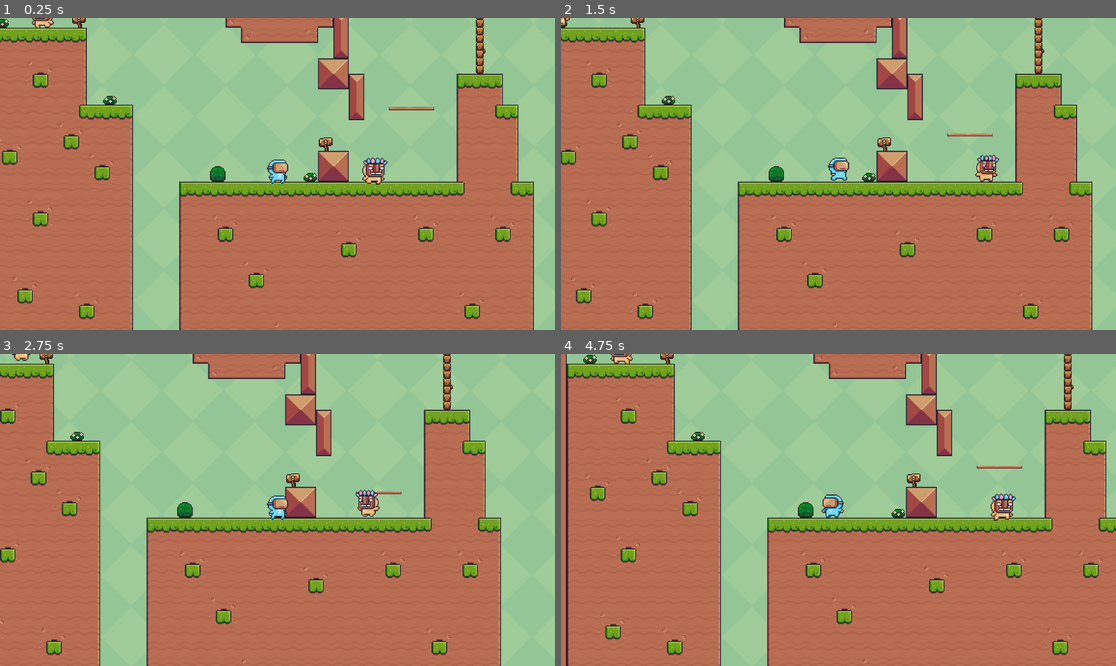
Above: before the commit, frames 1-4 (two rows, left to right).
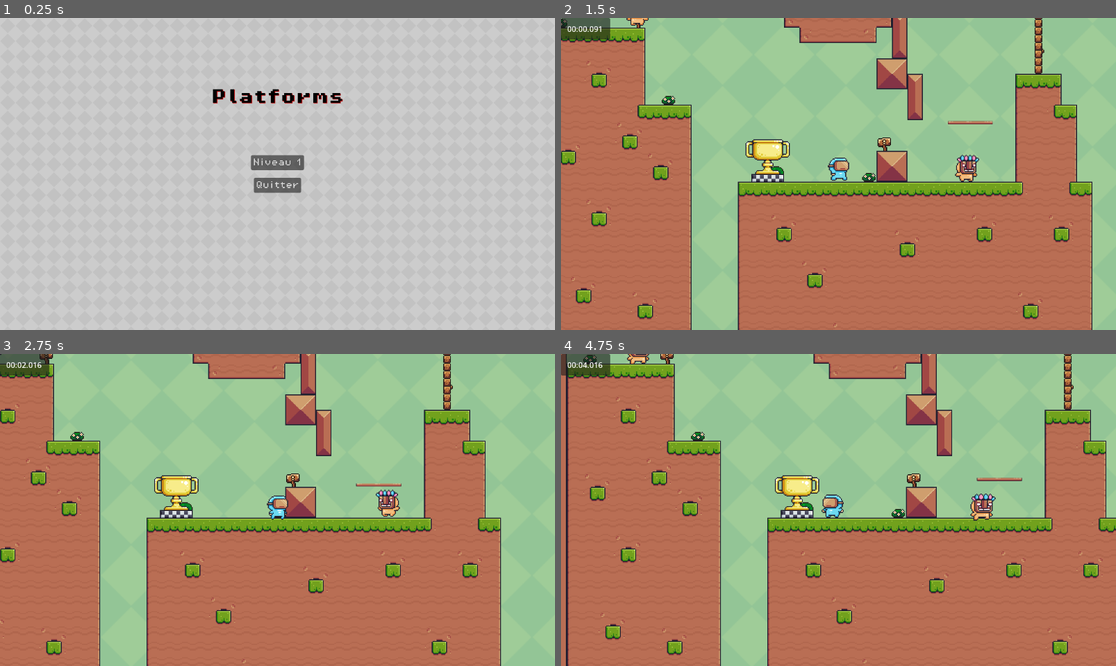
Above: after the commit, the same moments.

Repository: maximilienlemoine/Platforms
Game: Godot game, scene res://scene/start_scene.tscn
Two runs of this game, one before a commit and one after it. Both use one fixed random seed, a clock stepped at 60 frames per second and the inputs below. Before the commit the project starts from res://scene/game.tscn.
Inputs (mouse positions are in pixels of both pictures, inside the frame that each line leads up to):
- Up to frame 1 (0.25 s): no input
- Up to frame 2 (1.5 s): click (838, 161) at 0.5 s, where only the run after the commit has a clickable "Niveau 1"; tap Enter (ui_accept) at 1.25 s; move the mouse to (960, 158) at 1.27 s; hold Right (ui_right) from 1.28 s (still down); hold F from 1.28 s (still down); click (960, 158) at 1.42 s
- Up to frame 3 (2.75 s): tap Enter (ui_accept) at 1.52, 2.27 s; move the mouse to (166, 525) at 2.02 s; release Right (ui_right) at 2.03 s; release F at 2.03 s; hold S from 2.03 s (still down); tap Space at 2.1 s
- Up to frame 4 (4.75 s): move the mouse to (894, 441) at 2.77 s; release S at 2.78 s; hold Right (ui_right) 2.78-3.53 s; hold F 2.78-3.53 s; move the mouse to (810, 572) at 3.52 s; hold Up (ui_up) 3.53-4.28 s; tap Space at 3.6 s; click (810, 572) at 3.67 s; tap Enter (ui_accept) at 3.77, 4.52 s; move the mouse to (1005, 556) at 4.27 s; hold Left (ui_left) from 4.28 s (still down); hold F from 4.28 s (still down)

The runs differ from the first frame. In frame 1, 100% of the frame differs, in the area x 0-100%, y 0-100%; in frame 2, 2.1%; in frame 3, 2.0%; in frame 4, 2.2%.

Commit message:
feat : timer & start & end

Diff:
--- a/project.godot
+++ b/project.godot
@@ -11,14 +11,16 @@
 [application]
 
 config/name="Platform"
-run/main_scene="res://scene/game.tscn"
+run/main_scene="res://scene/start_scene.tscn"
 config/features=PackedStringArray("4.2", "GL Compatibility")
 boot_splash/bg_color=Color(0, 0, 0, 1)
 config/icon="res://icon.svg"
 
 [autoload]
 
-Checkpoint="*res://script/checkpoint.gd"
+LevelManager="*res://script/LevelManager.gd"
+Checkpoint="*res://script/Checkpoint.gd"
+TimeManager="*res://script/TimeManager.gd"
 
 [editor_plugins]
 
--- a/ptt.json
+++ b/ptt.json
@@ -1 +1 @@
-{"lo":"2024-05-22","ls":7,"sd":1715884593,"sn":false,"st":0,"td":4,"tt":31108}
+{"lo":"2024-05-22","ls":3926,"sd":1715884593,"sn":false,"st":0,"td":4,"tt":35034}
--- a/scene/checkpoint.tscn
+++ b/scene/checkpoint.tscn
@@ -1,7 +1,7 @@
 [gd_scene load_steps=46 format=3 uid="uid://dpk6v8mkb10qm"]
 
 [ext_resource type="Texture2D" uid="uid://cujm20lgt4ywn" path="res://sprite/checkpoint/Checkpoint (No Flag).png" id="1_5ie3k"]
-[ext_resource type="Script" path="res://script/checkpoint_flag.gd" id="1_pbbpb"]
+[ext_resource type="Script" path="res://script/CheckpointFlag.gd" id="1_pbbpb"]
 [ext_resource type="Texture2D" uid="uid://3fue37lcoq18" path="res://sprite/checkpoint/Checkpoint (Flag Idle)(64x64).png" id="2_j7poe"]
 [ext_resource type="Texture2D" uid="uid://c6x218n7b1u2c" path="res://sprite/checkpoint/Checkpoint (Flag Out) (64x64).png" id="3_72pku"]
 
--- /dev/null
+++ b/scene/end_scene.tscn
@@ -0,0 +1,100 @@
+[gd_scene load_steps=6 format=3 uid="uid://d08idk8gs7gxs"]
+
+[ext_resource type="Script" path="res://script/EndScene.gd" id="1_esf5m"]
+[ext_resource type="Texture2D" uid="uid://b6afpdon37b71" path="res://sprite/background/Gray.png" id="1_ueyrf"]
+[ext_resource type="FontFile" uid="uid://cdvubpgwxjtje" path="res://fonts/PixelOperator8-Bold.ttf" id="2_n8glr"]
+[ext_resource type="Script" path="res://script/FinalTimer.gd" id="4_oh675"]
+[ext_resource type="FontFile" uid="uid://ctxt0f0n0hkeu" path="res://fonts/PixelOperator8.ttf" id="4_ouhsf"]
+
+[node name="EndScene" type="CanvasLayer"]
+script = ExtResource("1_esf5m")
+
+[node name="TextureRect" type="TextureRect" parent="."]
+offset_right = 1152.0
+offset_bottom = 648.0
+texture = ExtResource("1_ueyrf")
+stretch_mode = 1
+
+[node name="QuitButton" type="Button" parent="."]
+anchors_preset = 8
+anchor_left = 0.5
+anchor_top = 0.5
+anchor_right = 0.5
+anchor_bottom = 0.5
+offset_left = -32.0
+offset_top = 15.5
+offset_right = 32.0
+offset_bottom = 46.5
+grow_horizontal = 2
+grow_vertical = 2
+text = "Quitter"
+
+[node name="ReplayButton" type="Button" parent="."]
+anchors_preset = 8
+anchor_left = 0.5
+anchor_top = 0.5
+anchor_right = 0.5
+anchor_bottom = 0.5
+offset_left = -81.0
+offset_top = -45.5
+offset_right = -13.0
+offset_bottom = -14.5
+grow_horizontal = 2
+grow_vertical = 2
+text = "Rejouer"
+
+[node name="NextLevelButton" type="Button" parent="."]
+anchors_preset = 8
+anchor_left = 0.5
+anchor_top = 0.5
+anchor_right = 0.5
+anchor_bottom = 0.5
+offset_left = 16.5
+offset_top = -45.5
+offset_right = 141.5
+offset_bottom = -14.5
+grow_horizontal = 2
+grow_vertical = 2
+disabled = true
+text = "Niveau Suivant"
+
+[node name="Label" type="Label" parent="."]
+anchors_preset = -1
+anchor_left = 0.5
+anchor_top = 0.246
+anchor_right = 0.5
+anchor_bottom = 0.246
+offset_left = -20.0
+offset_top = -11.408
+offset_right = 20.0
+offset_bottom = 11.592
+grow_horizontal = 2
+theme_override_colors/font_color = Color(0, 0, 0, 1)
+theme_override_colors/font_shadow_color = Color(0.709804, 0, 0, 1)
+theme_override_fonts/font = ExtResource("2_n8glr")
+theme_override_font_sizes/font_size = 32
+text = "Platforms"
+
+[node name="Label2" type="Label" parent="."]
+anchors_preset = -1
+anchor_left = 0.5
+anchor_top = 0.352
+anchor_right = 0.5
+anchor_bottom = 0.352
+offset_left = -37.0
+offset_top = -9.09602
+offset_right = 37.0
+offset_bottom = 13.904
+grow_horizontal = 2
+grow_vertical = 2
+theme_override_colors/font_color = Color(0, 0, 0, 1)
+theme_override_colors/font_shadow_color = Color(0.709804, 0, 0, 1)
+theme_override_fonts/font = ExtResource("4_ouhsf")
+theme_override_font_sizes/font_size = 16
+text = "Temps"
+script = ExtResource("4_oh675")
+
+[connection signal="tree_entered" from="." to="Label2" method="_on_end_scene_tree_entered"]
+[connection signal="pressed" from="QuitButton" to="." method="_on_quit_button_pressed"]
+[connection signal="pressed" from="ReplayButton" to="." method="_on_replay_button_pressed"]
+[connection signal="pressed" from="NextLevelButton" to="." method="_on_next_level_button_pressed"]
--- a/scene/enemy.tscn
+++ b/scene/enemy.tscn
@@ -1,6 +1,6 @@
 [gd_scene load_steps=18 format=3 uid="uid://dm6vm7s5a5tsa"]
 
-[ext_resource type="Script" path="res://script/enemy.gd" id="1_8rbyw"]
+[ext_resource type="Script" path="res://script/Enemy.gd" id="1_8rbyw"]
 [ext_resource type="Texture2D" uid="uid://c18eg5r035x01" path="res://sprite/enemy/Run (32x32).png" id="1_ajaco"]
 [ext_resource type="PackedScene" uid="uid://cop36i1k8n1l4" path="res://scene/killzone.tscn" id="2_hrpqv"]
 
--- /dev/null
+++ b/scene/finish.tscn
@@ -0,0 +1,98 @@
+[gd_scene load_steps=14 format=3 uid="uid://kspc8lyvfgfi"]
+
+[ext_resource type="Script" path="res://script/Finish.gd" id="1_o3n3q"]
+[ext_resource type="Texture2D" uid="uid://bfbsxbrloofex" path="res://sprite/finish/End (Pressed) (64x64).png" id="2_o0t4f"]
+[ext_resource type="Texture2D" uid="uid://pp41802287qi" path="res://sprite/finish/End (Idle).png" id="3_n76ht"]
+
+[sub_resource type="RectangleShape2D" id="RectangleShape2D_jahqy"]
+size = Vector2(46, 44)
+
+[sub_resource type="AtlasTexture" id="AtlasTexture_w2yje"]
+atlas = ExtResource("2_o0t4f")
+region = Rect2(0, 0, 64, 64)
+
+[sub_resource type="AtlasTexture" id="AtlasTexture_lp6i5"]
+atlas = ExtResource("2_o0t4f")
+region = Rect2(64, 0, 64, 64)
+
+[sub_resource type="AtlasTexture" id="AtlasTexture_lymf1"]
+atlas = ExtResource("2_o0t4f")
+region = Rect2(128, 0, 64, 64)
+
+[sub_resource type="AtlasTexture" id="AtlasTexture_vxouf"]
+atlas = ExtResource("2_o0t4f")
+region = Rect2(192, 0, 64, 64)
+
+[sub_resource type="AtlasTexture" id="AtlasTexture_mmrxy"]
+atlas = ExtResource("2_o0t4f")
+region = Rect2(256, 0, 64, 64)
+
+[sub_resource type="AtlasTexture" id="AtlasTexture_cwtgx"]
+atlas = ExtResource("2_o0t4f")
+region = Rect2(320, 0, 64, 64)
+
+[sub_resource type="AtlasTexture" id="AtlasTexture_ph0d6"]
+atlas = ExtResource("2_o0t4f")
+region = Rect2(384, 0, 64, 64)
+
+[sub_resource type="AtlasTexture" id="AtlasTexture_gyw5b"]
+atlas = ExtResource("2_o0t4f")
+region = Rect2(448, 0, 64, 64)
+
+[sub_resource type="SpriteFrames" id="SpriteFrames_6tas7"]
+animations = [{
+"frames": [{
+"duration": 1.0,
+"texture": SubResource("AtlasTexture_w2yje")
+}, {
+"duration": 1.0,
+"texture": SubResource("AtlasTexture_lp6i5")
+}, {
+"duration": 1.0,
+"texture": SubResource("AtlasTexture_lymf1")
+}, {
+"duration": 1.0,
+"texture": SubResource("AtlasTexture_vxouf")
+}, {
+"duration": 1.0,
+"texture": SubResource("AtlasTexture_mmrxy")
+}, {
+"duration": 1.0,
+"texture": SubResource("AtlasTexture_cwtgx")
+}, {
+"duration": 1.0,
+"texture": SubResource("AtlasTexture_ph0d6")
+}, {
+"duration": 1.0,
+"texture": SubResource("AtlasTexture_gyw5b")
+}],
+"loop": false,
+"name": &"finished",
+"speed": 10.0
+}, {
+"frames": [{
+"duration": 1.0,
+"texture": ExtResource("3_n76ht")
+}],
+"loop": true,
+"name": &"ilde",
+"speed": 5.0
+}]
+
+[node name="Finish" type="Area2D"]
+script = ExtResource("1_o3n3q")
+
+[node name="CollisionShape2D" type="CollisionShape2D" parent="."]
+position = Vector2(0, 10)
+shape = SubResource("RectangleShape2D_jahqy")
+
+[node name="AnimatedSprite2D" type="AnimatedSprite2D" parent="."]
+texture_filter = 1
+sprite_frames = SubResource("SpriteFrames_6tas7")
+animation = &"ilde"
+autoplay = "ilde"
+
+[node name="Timer" type="Timer" parent="."]
+
+[connection signal="body_entered" from="." to="." method="_on_body_entered"]
+[connection signal="timeout" from="Timer" to="." method="_on_timer_timeout"]
--- a/scene/killzone.tscn
+++ b/scene/killzone.tscn
@@ -1,9 +1,9 @@
 [gd_scene load_steps=2 format=3 uid="uid://cop36i1k8n1l4"]
 
-[ext_resource type="Script" path="res://script/killzone.gd" id="1_260dn"]
+[ext_resource type="Script" path="res://script/Killzone.gd" id="1_k1vrn"]
 
 [node name="killzone" type="Area2D"]
-script = ExtResource("1_260dn")
+script = ExtResource("1_k1vrn")
 
 [node name="Timer" type="Timer" parent="."]
 wait_time = 0.6
--- a/scene/game.tscn
+++ b/scene/level/level_1.tscn
@@ -1,21 +1,23 @@
-[gd_scene load_steps=38 format=3 uid="uid://cfycsqjwwwku5"]
-
-[ext_resource type="Script" path="res://script/game_manager.gd" id="1_6ljy1"]
-[ext_resource type="Texture2D" uid="uid://cskhh5dfvx7jl" path="res://sprite/background/Green.png" id="1_8c74i"]
-[ext_resource type="PackedScene" uid="uid://1ho63xecdsgy" path="res://scene/player.tscn" id="1_krji2"]
-[ext_resource type="Texture2D" uid="uid://blm5mvmb103dy" path="res://sprite/Terrain (16x16).png" id="1_o3ra0"]
-[ext_resource type="Texture2D" uid="uid://ijmmxudfj5q7" path="res://sprite/world_tileset.png" id="3_nhbdt"]
-[ext_resource type="PackedScene" uid="uid://cdkkbyj56ks0t" path="res://scene/platforme.tscn" id="4_75x10"]
-[ext_resource type="PackedScene" uid="uid://cop36i1k8n1l4" path="res://scene/killzone.tscn" id="5_y8ffl"]
-[ext_resource type="PackedScene" uid="uid://dm6vm7s5a5tsa" path="res://scene/enemy.tscn" id="6_125vk"]
-[ext_resource type="Script" path="res://addons/phantom_camera/scripts/phantom_camera_host/phantom_camera_host.gd" id="6_rfune"]
-[ext_resource type="PackedScene" uid="uid://dpk6v8mkb10qm" path="res://scene/checkpoint.tscn" id="8_k8je7"]
-[ext_resource type="Script" path="res://addons/phantom_camera/scripts/phantom_camera/phantom_camera_2d.gd" id="9_7d3dn"]
-[ext_resource type="Script" path="res://scene/CameraManager.gd" id="10_1f2mu"]
-[ext_resource type="Script" path="res://addons/phantom_camera/scripts/resources/tween_resource.gd" id="10_hgs1x"]
+[gd_scene load_steps=40 format=3 uid="uid://cfycsqjwwwku5"]
+
+[ext_resource type="Script" path="res://script/GameManager.gd" id="1_08ajl"]
+[ext_resource type="Texture2D" uid="uid://cskhh5dfvx7jl" path="res://sprite/background/Green.png" id="2_4argw"]
+[ext_resource type="Texture2D" uid="uid://blm5mvmb103dy" path="res://sprite/Terrain (16x16).png" id="3_1wjux"]
+[ext_resource type="Texture2D" uid="uid://ijmmxudfj5q7" path="res://sprite/world_tileset.png" id="4_gurpo"]
+[ext_resource type="PackedScene" uid="uid://1ho63xecdsgy" path="res://scene/player.tscn" id="5_infrh"]
+[ext_resource type="PackedScene" uid="uid://cdkkbyj56ks0t" path="res://scene/platforme.tscn" id="6_lns3s"]
+[ext_resource type="PackedScene" uid="uid://dm6vm7s5a5tsa" path="res://scene/enemy.tscn" id="7_jmmka"]
+[ext_resource type="PackedScene" uid="uid://dpk6v8mkb10qm" path="res://scene/checkpoint.tscn" id="8_xbxqt"]
+[ext_resource type="PackedScene" uid="uid://cop36i1k8n1l4" path="res://scene/killzone.tscn" id="9_wjul7"]
+[ext_resource type="Script" path="res://script/CameraManager.gd" id="10_odc21"]
+[ext_resource type="Script" path="res://addons/phantom_camera/scripts/phantom_camera/phantom_camera_2d.gd" id="11_saqr1"]
+[ext_resource type="Script" path="res://addons/phantom_camera/scripts/resources/tween_resource.gd" id="12_jni5c"]
+[ext_resource type="Script" path="res://addons/phantom_camera/scripts/phantom_camera_host/phantom_camera_host.gd" id="13_xxwuu"]
+[ext_resource type="PackedScene" uid="uid://br0pelxyd1cxj" path="res://scene/timer.tscn" id="14_u7yqf"]
+[ext_resource type="PackedScene" uid="uid://kspc8lyvfgfi" path="res://scene/finish.tscn" id="15_l6ohg"]
 
 [sub_resource type="TileSetAtlasSource" id="TileSetAtlasSource_vlx65"]
-texture = ExtResource("1_o3ra0")
+texture = ExtResource("3_1wjux")
 0:0/0 = 0
 0:0/0/physics_layer_0/linear_velocity = Vector2(0, 0)
 0:0/0/physics_layer_0/angular_velocity = 0.0
@@ -1065,37 +1067,37 @@
 size = Vector2(660.5, 245)
 
 [sub_resource type="Resource" id="Resource_7s1rj"]
-script = ExtResource("10_hgs1x")
+script = ExtResource("12_jni5c")
 duration = 1.0
 transition = 0
 ease = 2
 
 [sub_resource type="Resource" id="Resource_pjhxe"]
-script = ExtResource("10_hgs1x")
+script = ExtResource("12_jni5c")
 duration = 1.0
 transition = 0
 ease = 2
 
 [sub_resource type="Resource" id="Resource_hoeth"]
-script = ExtResource("10_hgs1x")
+script = ExtResource("12_jni5c")
 duration = 1.0
 transition = 0
 ease = 2
 
 [sub_resource type="Resource" id="Resource_ybyb3"]
-script = ExtResource("10_hgs1x")
+script = ExtResource("12_jni5c")
 duration = 1.0
 transition = 0
 ease = 2
 
 [sub_resource type="Resource" id="Resource_lhx5y"]
-script = ExtResource("10_hgs1x")
+script = ExtResource("12_jni5c")
 duration = 1.0
 transition = 0
 ease = 2
 
-[node name="Game" type="Node2D"]
-script = ExtResource("1_6ljy1")
+[node name="Level1" type="Node2D"]
+script = ExtResource("1_08ajl")
 metadata/_edit_vertical_guides_ = [2135.0]
 metadata/_edit_horizontal_guides_ = [287.0]
 
@@ -1247,11 +1249,11 @@
 debug_color = Color(0.921569, 0.282353, 0, 0.188235)
 
 [node name="CameraManager" type="Node" parent="."]
-script = ExtResource("10_1f2mu")
+script = ExtResource("10_odc21")
 
 [node name="FirstPart" type="Node2D" parent="." node_paths=PackedStringArray("follow_target")]
 position = Vector2(-59, 88)
-script = ExtResource("9_7d3dn")
+script = ExtResource("11_saqr1")
 follow_mode = 2
 follow_target = NodePath("../Player")
 zoom = Vector2(2, 2)
@@ -1323,7 +1325,16 @@
 limit_bottom = 250
 
 [node name="PhantomCameraHost" type="Node" parent="Camera2D"]
-script = ExtResource("6_rfune")
+script = ExtResource("13_xxwuu")
+
+[node name="Timer" parent="." instance=ExtResource("14_u7yqf")]
+unique_name_in_owner = true
+
+[node name="Finish" parent="." instance=ExtResource("15_l6ohg")]
+position = Vector2(767, 160)
+
+[node name="Finish2" parent="." instance=ExtResource("15_l6ohg")]
+position = Vector2(-130, 64)
 
 [connection signal="body_entered" from="CameraArea/FirstPartArea" to="CameraManager" method="_on_first_part_area_body_entered"]
 [connection signal="body_exited" from="CameraArea/FirstPartArea" to="CameraManager" method="_on_first_part_area_body_exited"]
--- a/scene/player.tscn
+++ b/scene/player.tscn
@@ -1,6 +1,6 @@
 [gd_scene load_steps=57 format=3 uid="uid://1ho63xecdsgy"]
 
-[ext_resource type="Script" path="res://script/player.gd" id="1_px6a5"]
+[ext_resource type="Script" path="res://script/Player.gd" id="1_px6a5"]
 [ext_resource type="Texture2D" uid="uid://du08ky38t274o" path="res://sprite/mainCharactere/Idle (32x32).png" id="2_bjv7x"]
 [ext_resource type="Texture2D" uid="uid://4dx6n2lram82" path="res://sprite/mainCharactere/Fall (32x32).png" id="2_et5dl"]
 [ext_resource type="Texture2D" uid="uid://cry13gqq3p63s" path="res://sprite/mainCharactere/Hit (32x32).png" id="3_yiuh2"]
--- /dev/null
+++ b/scene/start_scene.tscn
@@ -0,0 +1,67 @@
+[gd_scene load_steps=5 format=3 uid="uid://bcy2jm1ig31oj"]
+
+[ext_resource type="Script" path="res://script/StartScene.gd" id="1_d2xks"]
+[ext_resource type="Texture2D" uid="uid://b6afpdon37b71" path="res://sprite/background/Gray.png" id="2_swkqk"]
+[ext_resource type="FontFile" uid="uid://ctxt0f0n0hkeu" path="res://fonts/PixelOperator8.ttf" id="3_raatt"]
+[ext_resource type="FontFile" uid="uid://cdvubpgwxjtje" path="res://fonts/PixelOperator8-Bold.ttf" id="4_p7rg6"]
+
+[node name="StartScene" type="CanvasLayer"]
+script = ExtResource("1_d2xks")
+
+[node name="TextureRect" type="TextureRect" parent="."]
+offset_right = 1152.0
+offset_bottom = 648.0
+texture = ExtResource("2_swkqk")
+stretch_mode = 1
+
+[node name="Level1Button" type="Button" parent="."]
+anchors_preset = 8
+anchor_left = 0.5
+anchor_top = 0.5
+anchor_right = 0.5
+anchor_bottom = 0.5
+offset_left = -38.0
+offset_top = -39.0
+offset_right = 38.0
+offset_bottom = -8.0
+grow_horizontal = 2
+grow_vertical = 2
+theme_override_fonts/font = ExtResource("3_raatt")
+theme_override_font_sizes/font_size = 16
+text = "Niveau 1"
+
+[node name="QuitButton" type="Button" parent="."]
+anchors_preset = 8
+anchor_left = 0.5
+anchor_top = 0.5
+anchor_right = 0.5
+anchor_bottom = 0.5
+offset_left = -21.0
+offset_top = 8.0
+offset_right = 21.0
+offset_bottom = 39.0
+grow_horizontal = 2
+grow_vertical = 2
+theme_override_fonts/font = ExtResource("3_raatt")
+theme_override_font_sizes/font_size = 16
+text = "Quitter"
+
+[node name="Label" type="Label" parent="."]
+anchors_preset = -1
+anchor_left = 0.5
+anchor_top = 0.246
+anchor_right = 0.5
+anchor_bottom = 0.246
+offset_left = -20.0
+offset_top = -11.408
+offset_right = 20.0
+offset_bottom = 11.592
+grow_horizontal = 2
+theme_override_colors/font_color = Color(0, 0, 0, 1)
+theme_override_colors/font_shadow_color = Color(0.709804, 0, 0, 1)
+theme_override_fonts/font = ExtResource("4_p7rg6")
+theme_override_font_sizes/font_size = 32
+text = "Platforms"
+
+[connection signal="pressed" from="Level1Button" to="." method="_on_level_1_button_pressed"]
+[connection signal="pressed" from="QuitButton" to="." method="_on_quit_button_pressed"]
--- /dev/null
+++ b/scene/timer.tscn
@@ -0,0 +1,39 @@
+[gd_scene load_steps=2 format=3 uid="uid://br0pelxyd1cxj"]
+
+[ext_resource type="Script" path="res://script/Timer.gd" id="1_eeqdq"]
+
+[node name="Timer" type="CanvasLayer"]
+
+[node name="Panel" type="Panel" parent="."]
+offset_right = 102.0
+offset_bottom = 45.0
+script = ExtResource("1_eeqdq")
+
+[node name="Minutes" type="Label" parent="Panel"]
+layout_mode = 0
+offset_left = 13.0
+offset_right = 36.0
+offset_bottom = 45.0
+text = "00:"
+horizontal_alignment = 2
+vertical_alignment = 1
+
+[node name="Seconds" type="Label" parent="Panel"]
+layout_mode = 0
+offset_left = 36.0
+offset_right = 59.0
+offset_bottom = 45.0
+text = "00."
+horizontal_alignment = 2
+vertical_alignment = 1
+
+[node name="MicroSeconds" type="Label" parent="Panel"]
+layout_mode = 0
+offset_left = 59.0
+offset_right = 78.0
+offset_bottom = 45.0
+text = "00"
+horizontal_alignment = 2
+vertical_alignment = 1
+
+[connection signal="tree_entered" from="." to="Panel" method="_on_timer_tree_entered"]
--- a/script/checkpoint_flag.gd
+++ b/script/CheckpointFlag.gd
@@ -1,8 +1,6 @@
 extends Node2D
-
-@onready var animation_player = $AnimationPlayer
 
 func _on_body_entered(body):
 	if (body.name == 'Player'):
-		animation_player.play("checkpoint")
+		$AnimationPlayer.play("checkpoint")
 		Checkpoint.last_position = global_position
--- /dev/null
+++ b/script/EndScene.gd
@@ -0,0 +1,17 @@
+extends CanvasLayer
+
+var levelPath = "res://scene/level/level_%s.tscn"
+
+func _on_quit_button_pressed():
+	get_tree().quit()
+
+func _on_replay_button_pressed():
+	var actualLevelPath = levelPath % LevelManager.level
+	TimeManager.time = 0
+	get_tree().change_scene_to_file(actualLevelPath)
+
+func _on_next_level_button_pressed():
+	LevelManager.level += 1
+	var actualLevelPath = levelPath % LevelManager.level
+	TimeManager.time = 0
+	get_tree().change_scene_to_file(actualLevelPath)
--- /dev/null
+++ b/script/FinalTimer.gd
@@ -0,0 +1,15 @@
+extends Label
+
+var time: float = 0.0
+var minutes: int = 0
+var seconds: int = 0
+var msec: int = 0
+var timeString = ''
+
+func _on_end_scene_tree_entered():
+	time = TimeManager.time
+	msec = fmod(time, 1) * 100
+	seconds = fmod(time, 60)
+	minutes = fmod(time, 3600)/60
+	timeString = 'Temps réalisé = ' + str(minutes) + 'min ' + str(seconds) + 's ' + str(msec) +'µs '
+	$".".text = timeString
--- /dev/null
+++ b/script/Finish.gd
@@ -0,0 +1,10 @@
+extends Area2D
+
+func _on_body_entered(body):
+	if (body.name == 'Player'):
+		$AnimatedSprite2D.play("finished")
+		$Timer.start()
+
+
+func _on_timer_timeout():
+	get_tree().change_scene_to_file("res://scene/end_scene.tscn")
--- /dev/null
+++ b/script/LevelManager.gd
@@ -0,0 +1,3 @@
+extends Node
+
+var level: int = 1
--- /dev/null
+++ b/script/StartScene.gd
@@ -0,0 +1,9 @@
+extends CanvasLayer
+
+func _on_level_1_button_pressed():
+	LevelManager.level = 1;
+	TimeManager.time = 0
+	get_tree().change_scene_to_file("res://scene/level/level_1.tscn")
+
+func _on_quit_button_pressed():
+	get_tree().quit()
--- /dev/null
+++ b/script/TimeManager.gd
@@ -0,0 +1,3 @@
+extends Node
+
+var time: float = 0.0
--- /dev/null
+++ b/script/Timer.gd
@@ -0,0 +1,25 @@
+extends Panel
+
+var time: float = 0.0
+var minutes: int = 0
+var seconds: int = 0
+var msec: int = 0
+
+func _on_timer_tree_entered():
+	time = TimeManager.time
+
+func _process(delta) -> void:
+	time += delta
+	TimeManager.time = time
+	msec = fmod(time, 1) * 100
+	seconds = fmod(time, 60)
+	minutes = fmod(time, 3600)/60
+	$Minutes.text = "%02d:" % minutes
+	$Seconds.text = "%02d." % seconds
+	$MicroSeconds.text = "%03d" % msec
+
+func stop() -> void:
+	set_process(false)
+
+func resetTimer() -> void:
+	time = 0
--- a/script/killzone.gd
+++ b/script/killzone.gd
@@ -5,7 +5,7 @@
 	if (body.name == 'Player'):
 		timer.start()
 		body.get_node("CollisionShape2D").queue_free()
-		Engine.time_scale = 0.2
+		Engine.time_scale = 0.5
 
 func _on_timer_timeout():
 	Engine.time_scale = 1
Binary file added: fonts/PixelOperator8-Bold.ttf
Not shown, added: fonts/PixelOperator8-Bold.ttf.import
Binary file added: fonts/PixelOperator8.ttf
Not shown, added: fonts/PixelOperator8.ttf.import
Not shown: 9 places in scene/level/level_1.tscn that only renumber resources
Renamed: scene/CameraManager.gd -> script/CameraManager.gd
Renamed: script/game_manager.gd -> script/GameManager.gd
Not shown, added: sound/coin.wav.import
Not shown, added: sound/explosion.wav.import
Not shown, added: sound/hurt.wav.import
Not shown, added: sound/jump.wav.import
Not shown, added: sound/power_up.wav.import
(and 13 more such lines)
